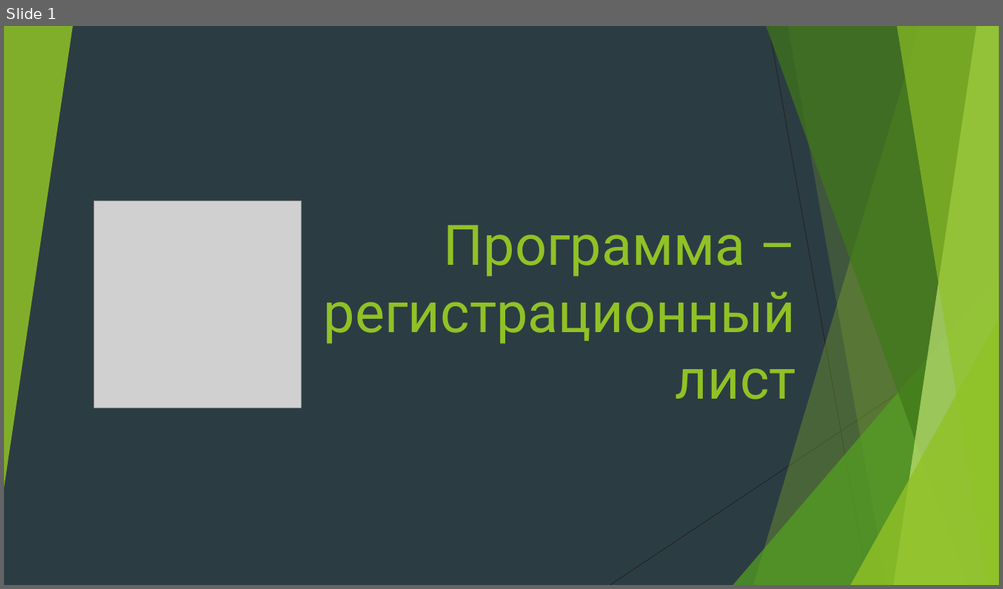
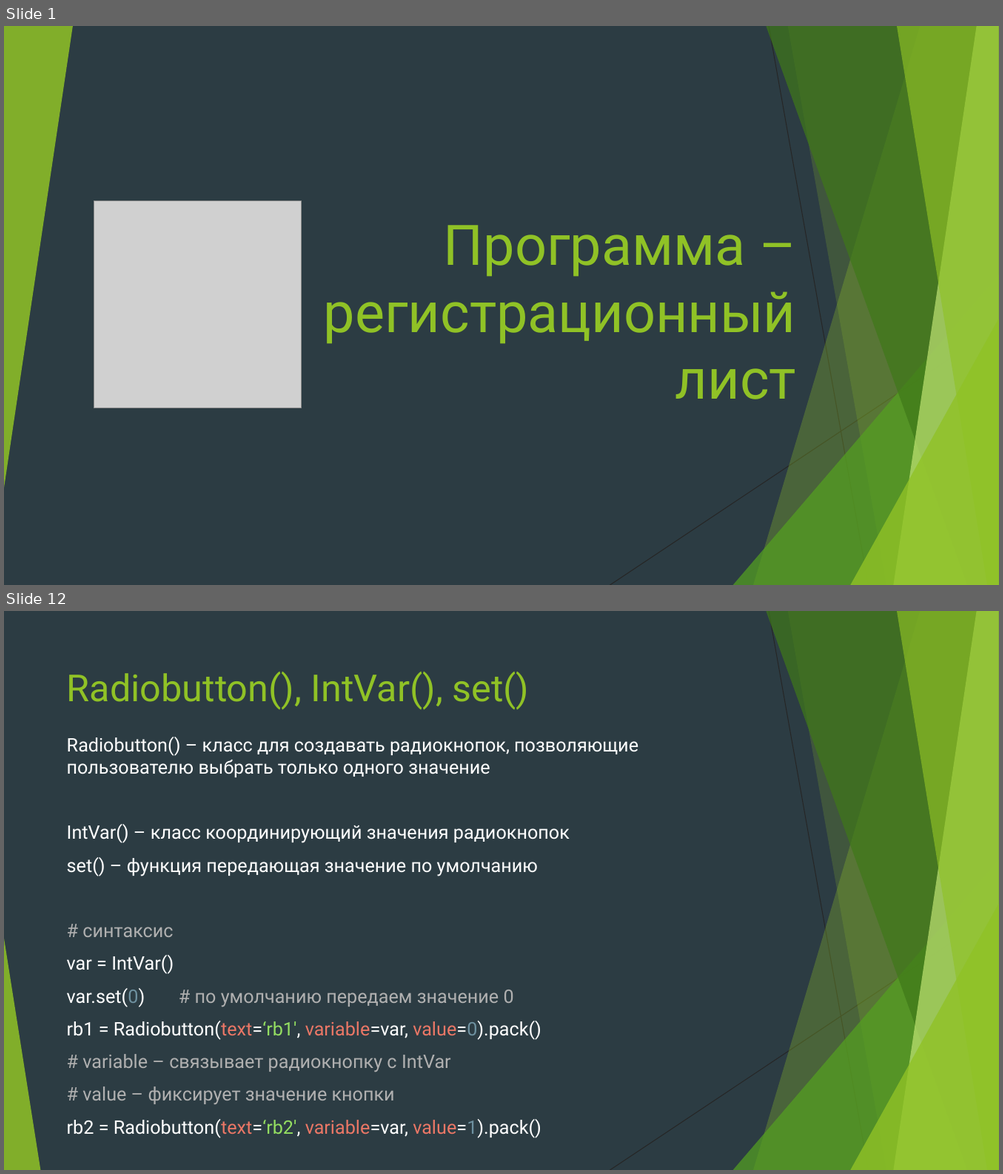
Before and after one commit to Yegor9151/for_corund, a slide deck: course_project_for_korund/ver 1.1/уроки/урок 6.pptx. Shown one above the other, each under a label of ours: slide 1 before the commit, slides 1 and 12 after it; the slides between them are not shown. The pictures are 1003x589 and 1003x1174 pixels, drawn with LibreOffice and Linux fonts; fonts in the diff are those of the drawing; grey boxes stand for pictures. Boxes give left, top, right and bottom in pixels: in the first picture for what was removed or moved away, otherwise in the second. Text is boxed around its words. In the diff, an @@ line names an element or a change of style, - is before the commit and + after.

```diff
--- a/course_project_for_korund/ver 1.1/уроки/урок 6.pptx
+++ b/course_project_for_korund/ver 1.1/уроки/урок 6.pptx
@@ slide 12 added at <box>4,611,999,1170</box>, background #2C3C43; not listed: 9 template elements that a slide beside it also shows @@
@@ title added at <box>67,672,529,709</box>, 36 pt, text #90C226 @@
+Radiobutton(), IntVar(), set()
@@ text added at <box>67,737,638,1139</box>, 18 pt, text #FFFFFF @@
+Radiobutton() – класс для создавать радиокнопок, позволяющие пользователю выбрать только одного значение
+IntVar() – класс координирующий значения радиокнопок
+set() – функция передающая значение по умолчанию
+# синтаксис
+var = IntVar()
+var.set(0) # по умолчанию передаем значение 0
+rb1 = Radiobutton(text=‘rb1', variable=var, value=0).pack()
+# variable – связывает радиокнопку с IntVar
+# value – фиксирует значение кнопки
+rb2 = Radiobutton(text=‘rb2', variable=var, value=1).pack()
@@ triangle added at <box>4,939,40,1170</box>, fill #90C226 at 85% opacity @@
```
Also in this commit, not shown: 5 slides changed, 17 other slides added.
